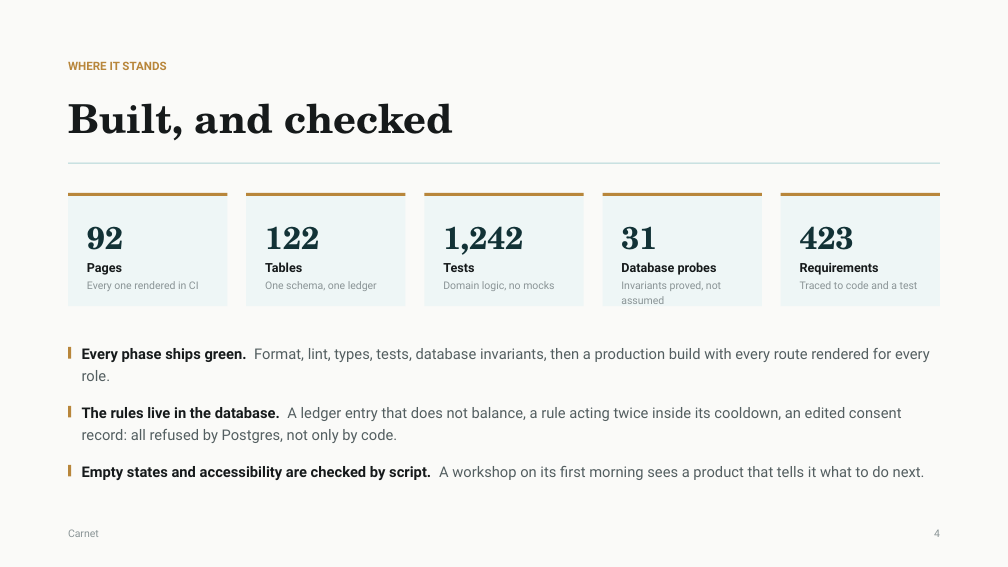
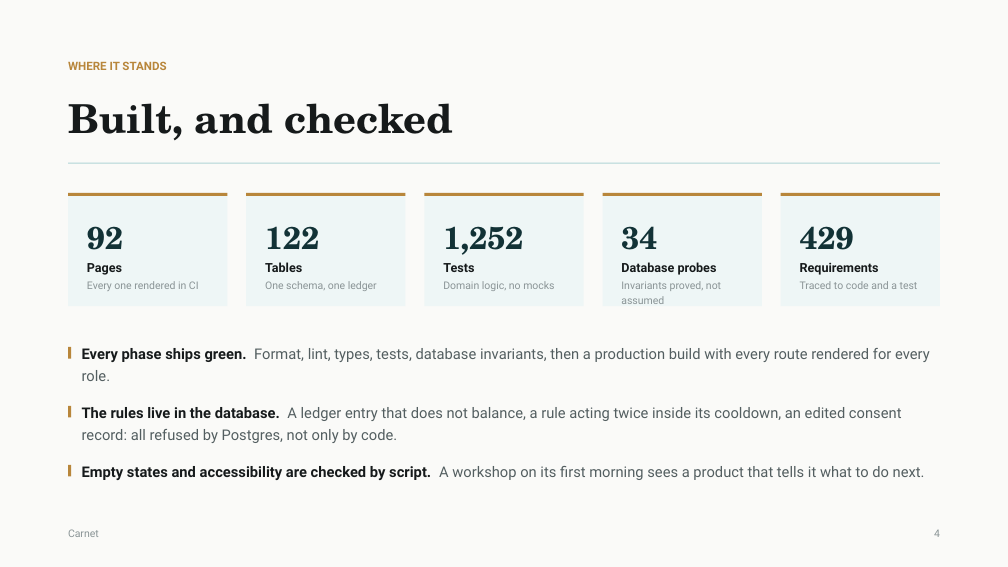
Before and after one commit to Amrwar/vehicle-memory, a slide deck: slide 5 of docs/Carnet-Presentation.pptx. Drawn at 1008x567 pixels with LibreOffice and Linux fonts; fonts in the diff are those of the drawing. Boxes give left, top, right and bottom in pixels: in the first picture for what was removed or moved away, otherwise in the second. Text is boxed around its words. In the diff, an @@ line names an element or a change of style, - is before the commit and + after.

```diff
--- a/docs/Carnet-Presentation.pptx
+++ b/docs/Carnet-Presentation.pptx
@@ text at (443, 226, 523, 255): text changed @@
-1,242
+1,252
@@ text at (621, 226, 657, 250): text changed @@
-31
+34
@@ text at (800, 226, 854, 250): text changed @@
-423
+429
```
Also in this commit, not shown: 10 other files.
